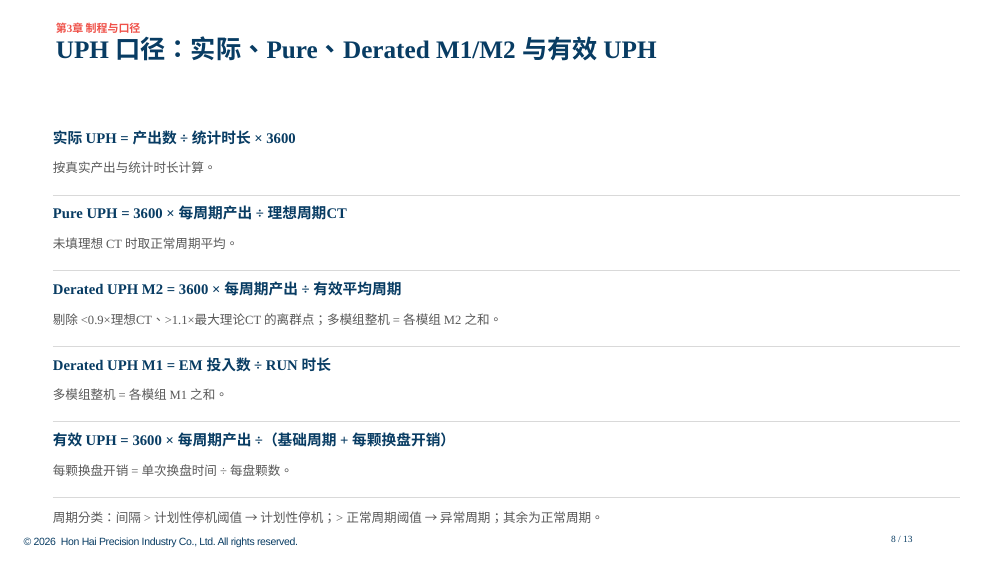
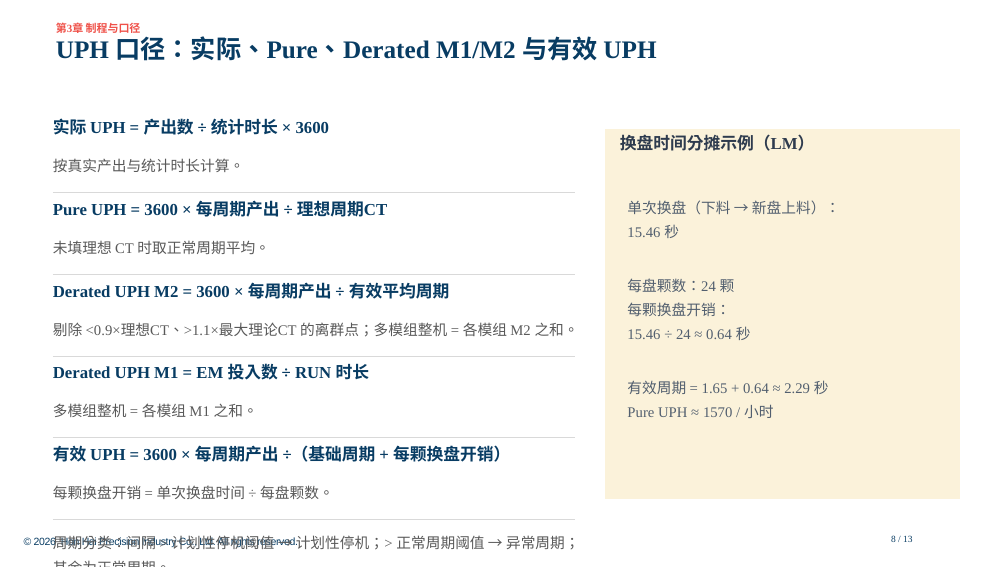
Before and after one commit to Longtianhong88888/MC_LogAnalysis, a slide deck: slide 8 of docs/usage_deck/final/机台log分析使用说明.pptx. Drawn at 1008x567 pixels with LibreOffice and Linux fonts; fonts in the diff are those of the drawing; background and template pictures are left out. Boxes give left, top, right and bottom in pixels: in the first picture for what was removed or moved away, otherwise in the second. Text is boxed around its words. In the diff, an @@ line names an element or a change of style, - is before the commit and + after.

Commit message:
docs: 使用说明PPT按内容饱满度加大字号
- 卡片页：标题14→16、正文12→14、卡片加高(2.45→2.9)，内容填充度85%
- 流程页：节点加高、字号16/14，新增操作小贴士卡，填充度25%→55%
- 公式页：公式14→16、说明12→14，右侧补换盘分摊真实示例卡(填充度7%→39%)
- EFF页卡片加高+下方补充pDT/uDT说明(47%→55%)；甘特/界面页字号同步加大
- 三质量门通过(仅封面54pt模板字号例外)，final已更新

```diff
--- a/docs/usage_deck/final/机台log分析使用说明.pptx
+++ b/docs/usage_deck/final/机台log分析使用说明.pptx
@@ text "实际 UPH = 产出数 ÷ ...": place and size @@
-text "实际 UPH = 产出数 ÷ ..." at (53,130,295,145)
+text "实际 UPH = 产出数 ÷ ..." at (53,118,330,135)
@@ rectangle added at (605,129,960,499), fill #FBF2DA, outline #FFFFFF 0.75 pt, 16 pt, text #2E3B4E, bold @@
+换盘时间分摊示例（LM）
@@ line moved from (53, 195) - (960, 195) to (53, 193) - (575, 193) @@
@@ text added at (627,200,840,418), 14 pt, text #525F6F @@
+单次换盘（下料 → 新盘上料）：
+15.46 秒
+每盘颗数：24 颗
+每颗换盘开销：
+15.46 ÷ 24 ≈ 0.64 秒
+有效周期 = 1.65 + 0.64 ≈ 2.29 秒
+Pure UPH ≈ 1570 / 小时
@@ line moved from (53, 271) - (960, 271) to (53, 274) - (575, 274) @@
@@ line removed from (53, 346) to (960, 346) @@
@@ line added from (53, 356) to (575, 356), #D9D9D9 0.75 pt @@
@@ text "多模组整机 = 各模组 M1 之和。": place and size @@
-text "多模组整机 = 各模组 M1 之和。" at (53,388,228,400)
+text "多模组整机 = 各模组 M1 之和。" at (53,403,258,417)
@@ size 14 to 16 pt in 5 elements at (53,200,387,217), (53,282,449,299), (53,118,330,135), (53,363,370,380), (53,445,510,462) @@
@@ text "有效 UPH = 3600 × ...": place and size @@
-text "有效 UPH = 3600 × ..." at (53,432,455,447)
+text "有效 UPH = 3600 × ..." at (53,445,510,462)
@@ line removed from (53, 422) to (960, 422) @@
@@ line added from (53, 438) to (575, 438), #D9D9D9 0.75 pt @@
@@ size 12 to 14 pt; line spacing 1 to 1.3 in 5 elements at (53,158,244,172), (53,241,270,254), (53,322,579,337), (53,403,258,417), (53,485,334,499) @@
@@ text "每颗换盘开销 = 单次换盘时间 ÷ 每盘颗数。": place and size @@
-text "每颗换盘开销 = 单次换盘时间 ÷ 每盘颗数。" at (53,464,293,476)
+text "每颗换盘开销 = 单次换盘时间 ÷ 每盘颗数。" at (53,485,334,499)
@@ line removed from (53, 498) to (960, 498) @@
@@ text "周期分类：间隔 > 计划性停机阈值 → 计划性停机；> ...": place and size @@
-text "周期分类：间隔 > 计划性停机阈值 → 计划性停机；> ..." at (53,511,604,523)
+text "周期分类：间隔 > 计划性停机阈值 → 计划性停机；> ..." at (53,535,580,550)
@@ text "周期分类：间隔 > 计划性停机阈值 → 计划性停机；> ..." at (53,535,580,550): size 12 to 14 pt; line spacing 1 to 1.4 @@
@@ line added from (53, 520) to (575, 520), #D9D9D9 0.75 pt @@
```
Also in this commit, not shown: 7 other slides changed, 22 other files.
